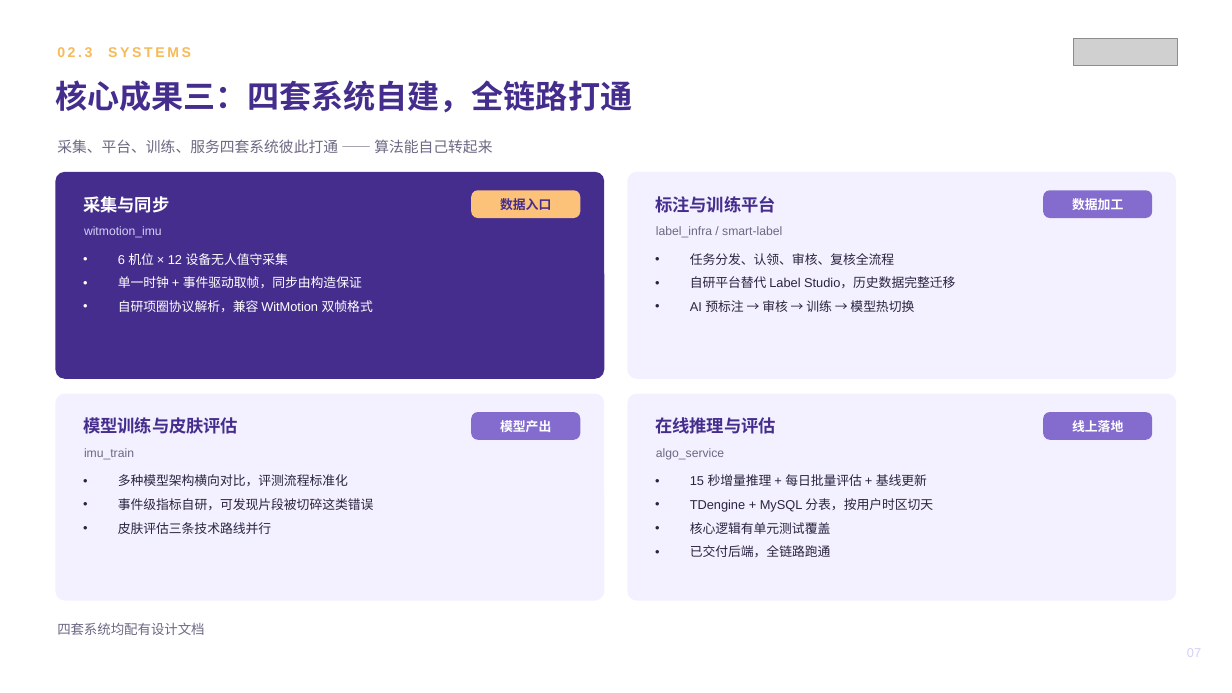
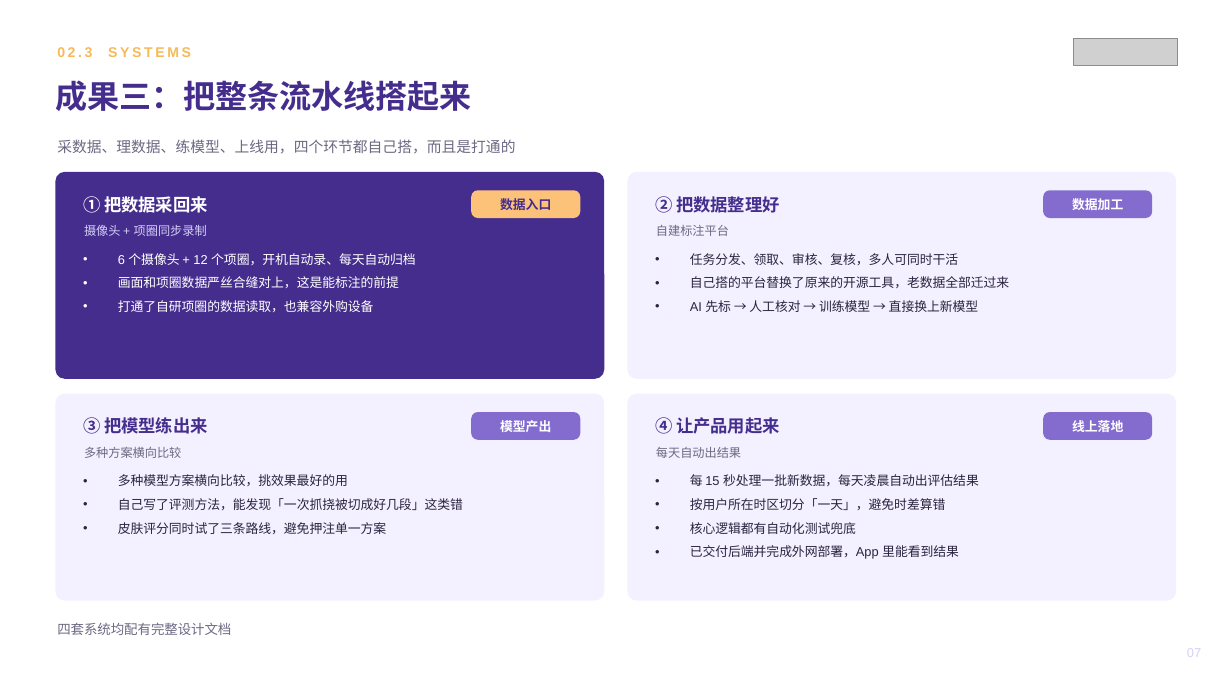
Before and after one commit to zhuyetuo/workplace_soft_skills, a slide deck: slide 7 of 转正述职/转正述职报告-Toky.pptx. Drawn at 1232x693 pixels with LibreOffice and Linux fonts; fonts in the diff are those of the drawing; grey boxes stand for pictures. Boxes give left, top, right and bottom in pixels: in the first picture for what was removed or moved away, otherwise in the second. Text is boxed around its words. In the diff, an @@ line names an element or a change of style, - is before the commit and + after.

```diff
--- a/转正述职/转正述职报告-Toky.pptx
+++ b/转正述职/转正述职报告-Toky.pptx
@@ text at (55,80,472,111): text changed @@
-核心成果三：四套系统自建，全链路打通
+成果三：把整条流水线搭起来
@@ text at (57,139,515,154): text changed @@
-采集、平台、训练、服务四套系统彼此打通 —— 算法能自己转起来
+采数据、理数据、练模型、上线用，四个环节都自己搭，而且是打通的
@@ text at (83,196,207,213): text changed @@
-采集与同步
+① 把数据采回来
@@ text at (655,196,779,213): text changed @@
-标注与训练平台
+② 把数据整理好
@@ text at (84,225,207,236): text changed @@
-witmotion_imu
+摄像头 + 项圈同步录制
@@ text at (656,225,729,236): text changed @@
-label_infra / smart-label
+自建标注平台
@@ text at (118,253,416,312): text changed @@
-• 6 机位 × 12 设备无人值守采集
-• 单一时钟 + 事件驱动取帧，同步由构造保证
-• 自研项圈协议解析，兼容 WitMotion 双帧格式
+• 6 个摄像头 + 12 个项圈，开机自动录、每天自动归档
+• 画面和项圈数据严丝合缝对上，这是能标注的前提
+• 打通了自研项圈的数据读取，也兼容外购设备
@@ text at (690,253,1010,312): text changed @@
-• 任务分发、认领、审核、复核全流程
-• 自研平台替代 Label Studio，历史数据完整迁移
-• AI 预标注 → 审核 → 训练 → 模型热切换
+• 任务分发、领取、审核、复核，多人可同时干活
+• 自己搭的平台替换了原来的开源工具，老数据全部迁过来
+• AI 先标 → 人工核对 → 训练模型 → 直接换上新模型
@@ text at (83,417,207,434): text changed @@
-模型训练与皮肤评估
+③ 把模型练出来
@@ text at (655,417,779,434): text changed @@
-在线推理与评估
+④ 让产品用起来
@@ text at (84,447,181,458): text changed @@
-imu_train
+多种方案横向比较
@@ text at (656,447,741,458): text changed @@
-algo_service
+每天自动出结果
@@ text at (118,474,463,534): text changed @@
-• 多种模型架构横向对比，评测流程标准化
-• 事件级指标自研，可发现片段被切碎这类错误
-• 皮肤评估三条技术路线并行
+• 多种模型方案横向比较，挑效果最好的用
+• 自己写了评测方法，能发现「一次抓挠被切成好几段」这类错
+• 皮肤评分同时试了三条路线，避免押注单一方案
@@ text at (690,474,979,559): text changed @@
-• 15 秒增量推理 + 每日批量评估 + 基线更新
-• TDengine + MySQL 分表，按用户时区切天
-• 核心逻辑有单元测试覆盖
-• 已交付后端，全链路跑通
+• 每 15 秒处理一批新数据，每天凌晨自动出评估结果
+• 按用户所在时区切分「一天」，避免时差算错
+• 核心逻辑都有自动化测试兜底
+• 已交付后端并完成外网部署，App 里能看到结果
@@ text at (57,622,231,635): text changed @@
-四套系统均配有设计文档
+四套系统均配有完整设计文档
```
Also in this commit, not shown: 12 other slides changed, 1 other file.
